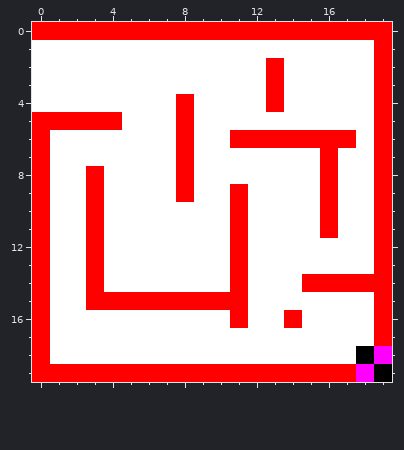
Pixel-art sprite, stored at MapCreator/grille4.png. The picture above is the old version.
The file is 20x20 pixels.
The same view after the edit:
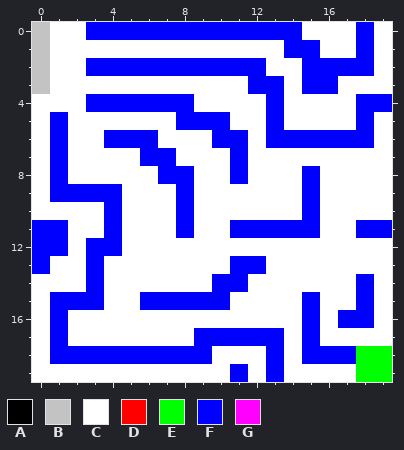
Palette (. is transparent): A #000000  B #c3c3c3  C #ffffff  D #ff0000  E #00ff00  F #0000ff  G #ff00ff
The edit:
Colour B replaces colour C in rows 1 to 3 at x 0.
Colour B replaces colour D in row 0 at x 0.
Colour C replaces colour D in row 0 at x 1 to 2, 15 to 17 and 19; in row 1 at x 19; in row 2 at x 13 and 19; in row 3 at x 19; in row 5 at x 0, 2 to 4 and 19; in row 6 at x 0, 8, 12 and 19.
Colour C replaces colour D in row 7 at x 0, 8, 16 and 19; in row 8 at x 0, 3, 16 and 19; in row 9 at x 0, 11, 16 and 19; in row 10 at x 0, 3, 11, 16 and 19; in row 11 at x 3 and 16; in row 12 at x 11 and 19.
Colour C replaces colour D in row 13 at x 19; in row 14 at x 0, 15 to 17 and 19; in row 15 at x 0, 4 to 5, 11 and 19; in row 16 at x 0, 11, 14 and 19; in row 17 at x 0 and 19; in row 18 at x 0.
Colour C replaces colour D in row 19 at x 0 to 10, 12 and 14 to 17.
Colour E replaces colour A in row 18 at x 18; in row 19 at x 19.
Colour E replaces colour G in row 18 at x 19; in row 19 at x 18.
Colour F replaces colour C in row 1 at x 14 to 15 and 18; in row 2 at x 3 to 12 and 15 to 18; in row 3 at x 12 and 15 to 16; in row 4 at x 3 to 7 and 18; in row 5 at x 9 to 10, 13 and 18; in row 6 at x 1, 4 to 6, 10 and 18.
Colour F replaces colour C in row 7 at x 1, 6 to 7 and 11; in row 8 at x 1, 7, 11 and 15; in row 9 at x 1 to 2, 4 and 15; in row 10 at x 4, 8 and 15; in row 11 at x 1, 4, 8, 12 to 15 and 18; in row 12 at x 1 and 4.
Colour F replaces colour C in row 13 at x 12; in row 14 at x 10; in row 15 at x 1 to 2, 15 and 18; in row 16 at x 1, 15 and 17 to 18; in row 17 at x 1, 9 to 13 and 15; in row 18 at x 1 to 9, 13 and 15 to 17.
Colour F replaces colour D in row 0 at x 3 to 14 and 18; in row 3 at x 13; in row 4 at x 8, 13 and 19; in row 5 at x 1 and 8; in row 6 at x 11 and 13 to 17; in row 8 at x 8.
Colour F replaces colour D in row 9 at x 3 and 8; in row 11 at x 0, 11 and 19; in row 12 at x 0 and 3; in row 13 at x 0, 3 and 11; in row 14 at x 3, 11 and 18; in row 15 at x 3 and 6 to 10.
Colour F replaces colour D in row 19 at x 11 and 13.
Changed places in both pictures, as pixel boxes (x1, y1, x2, y2):
changed: (32, 22, 392, 382)
